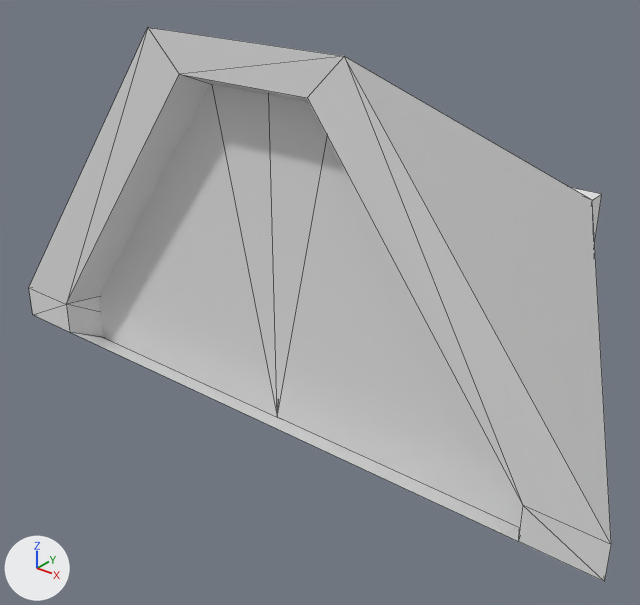
Before and after pictures for a commit that changed the Blender file 3D data/door_dungeon.blend.
Both versions are drawn from a camera (50 mm lens) standing at (14.2, -36.8, 13.4) and looking at (-3.6, -14.6, -0.4). The lights are fixed; the arrows at lower left show +X, +Y and +Z. Mesh edges are drawn as thin lines.

The older version as bpy lines, for what is in view:
```python
me_cube = bpy.data.meshes.new('Cube')
me_cube.from_pydata(...)  # 20 vertices, 38 faces; spans x -11.9..22.1, y -20.6..9.8, z -30.9..17.7
me_plane_002 = bpy.data.meshes.new('Plane.002')
me_plane_002.from_pydata(...)  # 8 vertices, 12 faces; spans x -0.9..0.0, y -0.1..0.0, z -0.1..0.9
me_plane_003 = bpy.data.meshes.new('Plane.003')
me_plane_003.from_pydata(...)  # 8 vertices, 12 faces; spans x -0.9..0.0, y 0.0..0.1, z -0.1..0.9
ob_panneau_droit = bpy.data.objects.new('panneau_droit', me_plane_003)
ob_panneau_droit.location = (0.0, -20.0, 0.0)
ob_panneau_droit.rotation_euler = (0.0, 0.0, 3.142)  # degrees (0, 0, 180)
ob_panneau_droit.scale = (10.0, 10.0, 10.0)
ob_panneau_gauche = bpy.data.objects.new('panneau_gauche', me_plane_002)
ob_panneau_gauche.location = (0.0, -20.0, 0.0)
ob_panneau_gauche.scale = (10.0, 10.0, 10.0)
ob_porte = bpy.data.objects.new('porte', me_cube)
ob_porte.location = (-0.09, -13.98, 3.35)
ob_porte.rotation_euler = (0.665, 0.351, -0.639)  # degrees (38, 20, -37)
ob_porte.scale = (0.6, 0.6, 0.6)
```
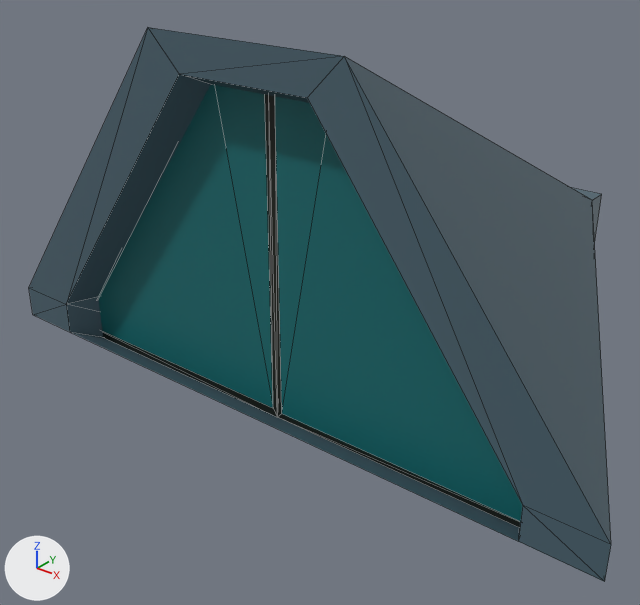
What differs and where, as boxes (x1, y1, x2, y2) in the pictures (640 x 605 px):
'porte', recoloured (grey to blue): (29, 27, 611, 582) in both
part 1 of me_plane_002, built on: (98, 84, 277, 417) in both
part 2 of me_plane_003, built on: (269, 95, 523, 528) in both

The change in detail:
Material 'AlienErodedMetal' (mat_alienerodedmetal) is new.
Its base color is (0.0704, 0.125, 0.159) (dark blue #4b636f).
Material 'AlienDarkBlueMetal' (mat_aliendarkbluemetal) is new.
Its base color is (0.00402, 0.147, 0.156) (dark cyan #0d6b6e).
Material 'AlienDarkMetal' (mat_aliendarkmetal) is new.
Its base color is (0.00857, 0.0116, 0.007) (black #171c14).
me_plane_002 is used by ob_panneau_gauche; location (0.0, -20.0, 0.0); scale (10.0, 10.0, 10.0).
me_plane_002 had 8 vertices, 12 faces and spanned x -0.9..0.0, y -0.1..0.0, z -0.1..0.9.
me_plane_002 now has 12 vertices, 20 faces and spans x -0.9..0.0, y -0.1..0.0, z -0.1..0.9.
Part 1, on me_plane_002:
4 faces are deleted.
4 vertices are added at (-0.188, -0.1, 0.886), (-0.852, -0.1, -0.026), (-0.014, -0.1, -0.026), (-0.014, -0.1, 0.886).
6 new faces join them, mat_aliendarkbluemetal (dark cyan #0d6b6e).
6 new faces join them, mat_aliendarkmetal (black #171c14).
me_plane_002 now uses material mat_aliendarkmetal (black #171c14).
me_plane_002 now uses material mat_aliendarkbluemetal (dark cyan #0d6b6e).
me_plane_003 is used by ob_panneau_droit; location (0.0, -20.0, 0.0); rotation (0.0, 0.0, 3.142), in degrees (0, 0, 180); scale (10.0, 10.0, 10.0).
me_plane_003 had 8 vertices, 12 faces and spanned x -0.9..0.0, y 0.0..0.1, z -0.1..0.9.
me_plane_003 now has 12 vertices, 20 faces and spans x -0.9..0.0, y 0.0..0.1, z -0.1..0.9.
Part 2, on me_plane_003:
4 faces are deleted.
4 vertices are added at (-0.864, 0.1, -0.032), (-0.018, 0.1, -0.032), (-0.191, 0.1, 0.882), (-0.018, 0.1, 0.882).
6 new faces join them, mat_aliendarkbluemetal (dark cyan #0d6b6e).
6 new faces join them, mat_aliendarkmetal (black #171c14).
me_plane_003 now uses material mat_aliendarkmetal (black #171c14).
me_plane_003 now uses material mat_aliendarkbluemetal (dark cyan #0d6b6e).
me_cube has 20 vertices, 38 faces and spans x -11.9..22.1, y -20.6..9.8, z -30.9..17.7.
me_cube now uses material mat_alienerodedmetal (dark blue #4b636f).
